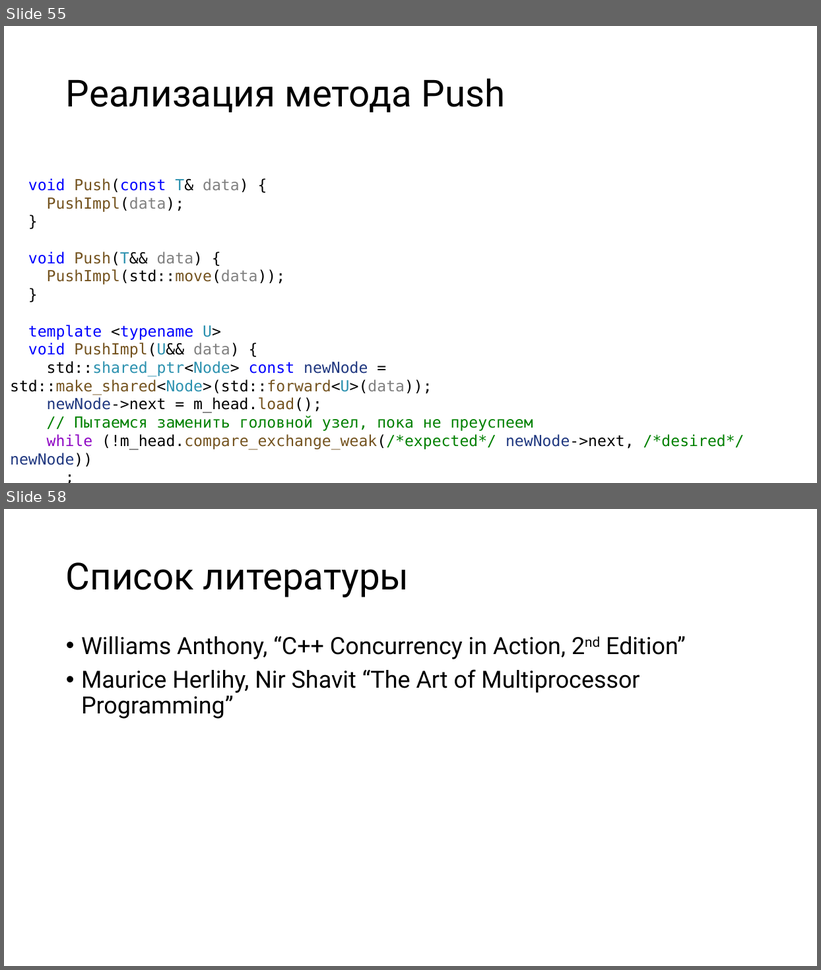
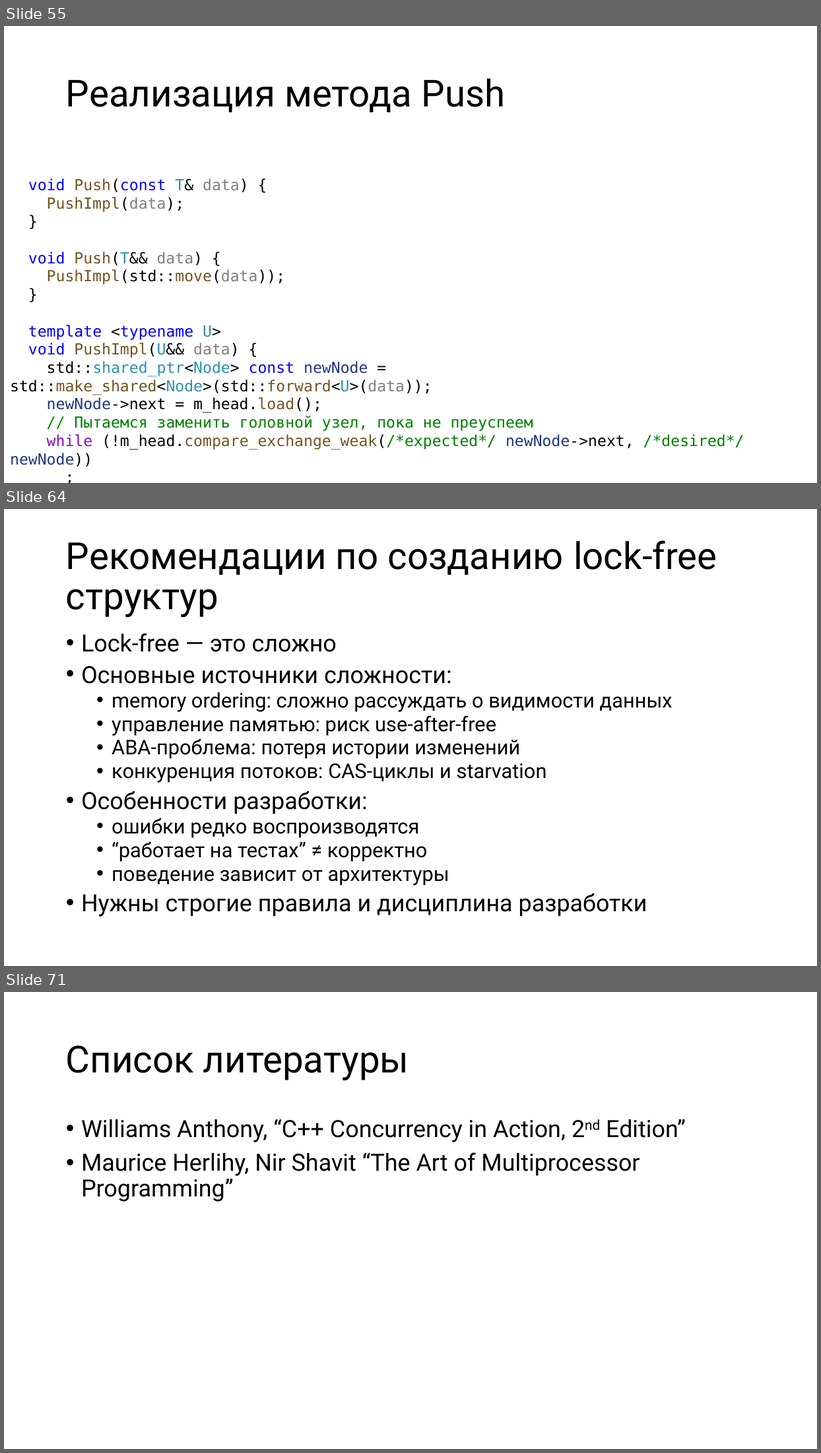
Before and after one commit to alexey-malov/pc, a slide deck: lectures/11/Lock-free алгоритмы и структуры данных.pptx. Shown one above the other, each under a label of ours: slides 55 and 58 before the commit, slides 55, 64 and 71 after it; the slides between them are not shown. The pictures are 821x970 and 821x1453 pixels, drawn with LibreOffice and Linux fonts; fonts in the diff are those of the drawing. Boxes give left, top, right and bottom in pixels: in the first picture for what was removed or moved away, otherwise in the second. Text is boxed around its words. In the diff, an @@ line names an element or a change of style, - is before the commit and + after.

Commit message:
Обновл лекцию по Lock-Free алгоритмам и структурам данных

```diff
--- a/lectures/11/Lock-free алгоритмы и структуры данных.pptx
+++ b/lectures/11/Lock-free алгоритмы и структуры данных.pptx
@@ slide 64 added at [4,509,817,966], background #FFFFFF @@
@@ title added at [66,541,717,617], 44 pt, text #000000 @@
+Рекомендации по созданию lock-free структур
@@ text added at [81,633,673,917], 24 pt, text #000000 @@
+• Lock-free — это сложно
+• Основные источники сложности:
+  • memory ordering: сложно рассуждать о видимости данных
+  • управление памятью: риск use-after-free
+  • ABA-проблема: потеря истории изменений
+  • конкуренция потоков: CAS-циклы и starvation
+• Особенности разработки:
+  • ошибки редко воспроизводятся
+  • “работает на тестах” ≠ корректно
+  • поведение зависит от архитектуры
+• Нужны строгие правила и дисциплина разработки
@@ what was slide 58 is now slide 71 @@
```
Also in this commit, not shown: 4 slides changed, 12 other slides added.
